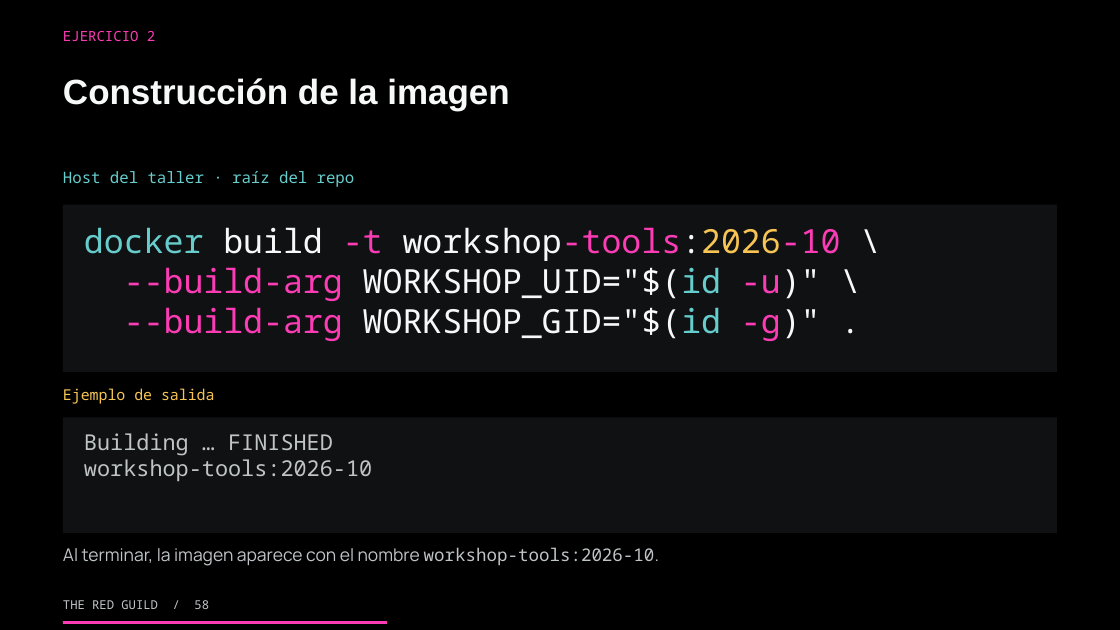
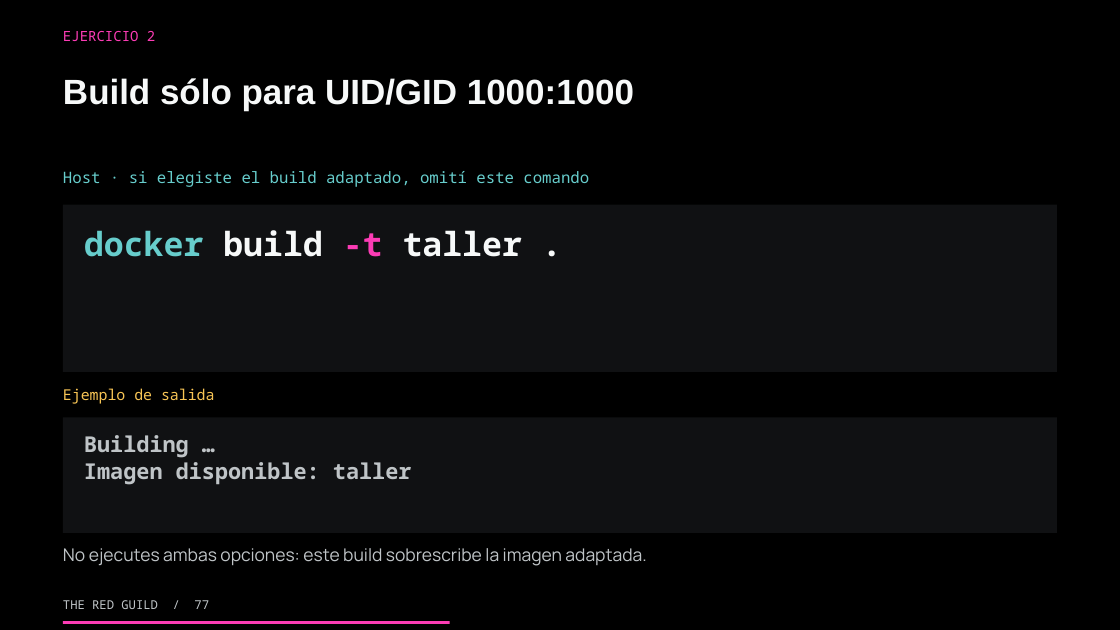
Before and after one commit to theredguild/github-ai-automation-lab, a slide deck: slide 77 of slides/workshop.pptx (slide 58 before the commit). Drawn at 1120x630 pixels with LibreOffice and Linux fonts; fonts in the diff are those of the drawing. Boxes give left, top, right and bottom in pixels: in the first picture for what was removed or moved away, otherwise in the second. Text is boxed around its words. In the diff, an @@ line names an element or a change of style, - is before the commit and + after.

Commit message:
Revise workshop flow and trim presenter scripts

```diff
--- a/slides/workshop.pptx
+++ b/slides/workshop.pptx
@@ text at (x1=63, y1=78, x2=634, y2=110): text changed @@
-Construcción de la imagen
+Build sólo para UID/GID 1000:1000
@@ text at (x1=63, y1=171, x2=589, y2=187): text changed @@
-Host del taller · raíz del repo
+Host · si elegiste el build adaptado, omití este comando
@@ text at (x1=84, y1=230, x2=522, y2=257): text changed; bold on @@
-docker build -t workshop-tools:2026-10 \
---build-arg WORKSHOP_UID="$(id -u)" \
---build-arg WORKSHOP_GID="$(id -g)" .
+docker build -t taller .
@@ text at (x1=84, y1=435, x2=412, y2=485): text changed; bold on @@
-Building … FINISHED
-workshop-tools:2026-10
+Building …
+Imagen disponible: taller
@@ text at (x1=63, y1=548, x2=646, y2=566): text changed @@
-Al terminar, la imagen aparece con el nombre workshop-tools:2026-10.
+No ejecutes ambas opciones: este build sobrescribe la imagen adaptada.
@@ text at (x1=63, y1=600, x2=209, y2=609): text changed @@
-THE RED GUILD / 58
+THE RED GUILD / 77
@@ rectangle resized from (x1=63, y1=622, x2=387, y2=624) to (x1=63, y1=622, x2=450, y2=624) @@
```
Also in this commit, not shown: 175 other slides changed, 21 slides added, 1 slide removed, 17 other files.
